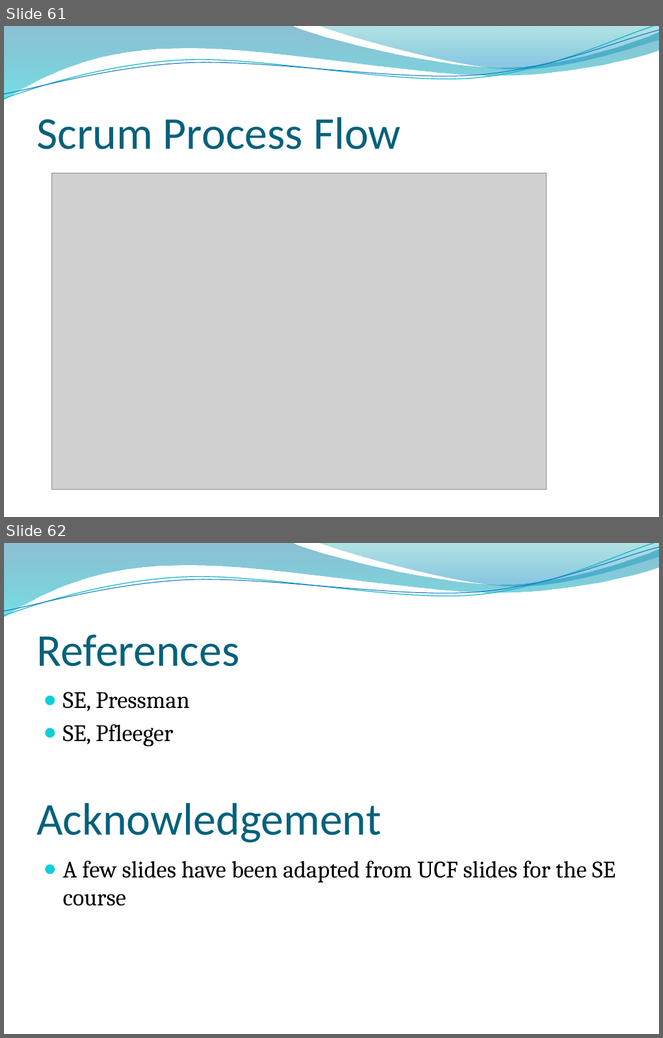
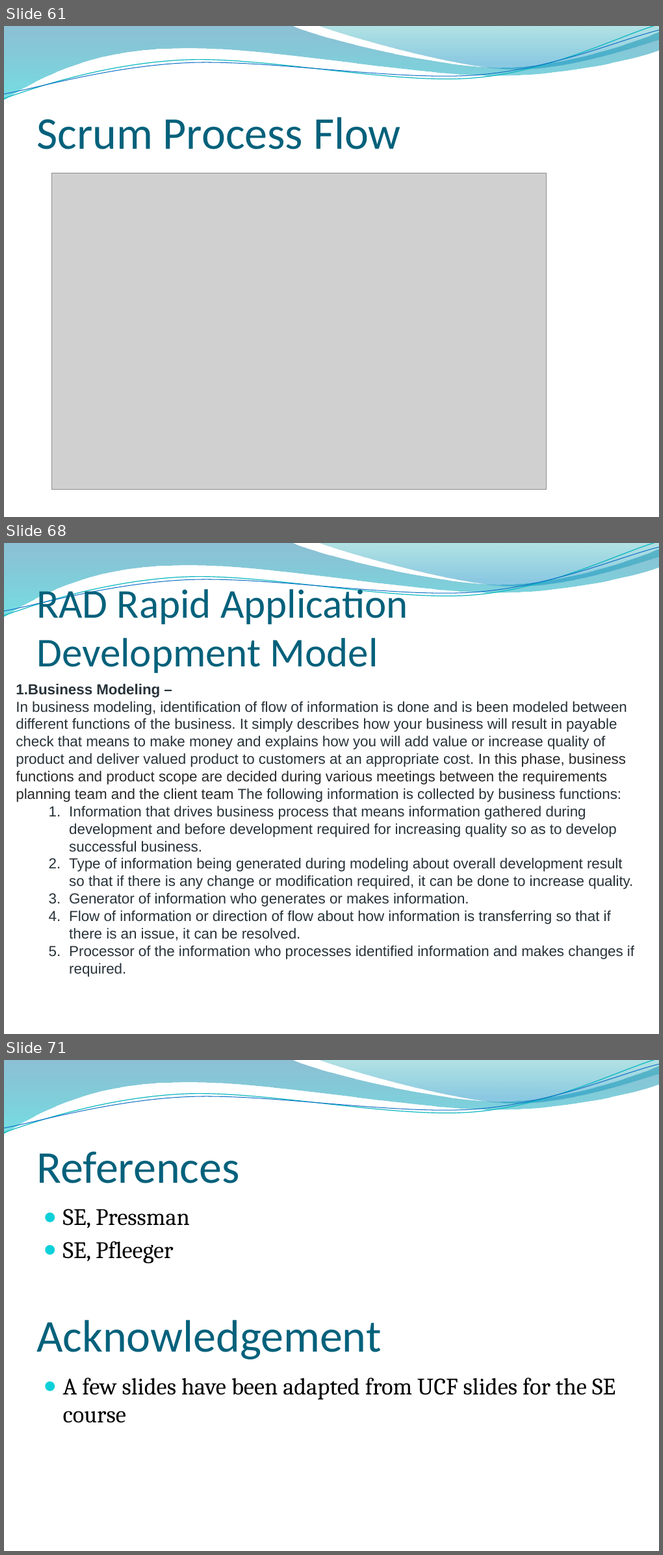
Before and after one commit to abdulsaboor938/Semester-4, a slide deck: Software Engineering/Slides/Lecture 3-4 Software Process Models 20200926 A.pptx. Shown one above the other, each under a label of ours: slides 61 and 62 before the commit, slides 61, 68 and 71 after it; the slides between them are not shown. The pictures are 663x1038 and 663x1555 pixels, drawn with LibreOffice and Linux fonts; fonts in the diff are those of the drawing; grey boxes stand for pictures; background and template pictures are left out. Boxes give left, top, right and bottom in pixels: in the first picture for what was removed or moved away, otherwise in the second. Text is boxed around its words. In the diff, an @@ line names an element or a change of style, - is before the commit and + after.

```diff
--- a/Software Engineering/Slides/Lecture 3-4 Software Process Models 20200926 A.pptx
+++ b/Software Engineering/Slides/Lecture 3-4 Software Process Models 20200926 A.pptx
@@ slide 68 added at [4,543,659,1034], background picture (left out); not listed: 4 template elements that a slide beside it also shows @@
@@ title added at [36,583,408,673], 45 pt, text #04617B @@
+RAD Rapid Application Development Model
@@ text added at [16,683,634,977], 16 pt, text #273239 @@
+1. Business Modeling –
+   In business modeling, identification of flow of information is done and is been modeled between different functions of the business. It simply describes how your business will result in payable check that means to make money and explains how you will add value or increase quality of product and deliver valued product to customers at an appropriate cost. In this phase, business functions and product scope are decided during various meetings between the requirements planning team and the client team The following information is collected by business functions:
+  1. Information that drives business process that means information gathered during development and before development required for increasing quality so as to develop successful business.
+  2. Type of information being generated during modeling about overall development result so that if there is any change or modification required, it can be done to increase quality.
+  3. Generator of information who generates or makes information.
+  4. Flow of information or direction of flow about how information is transferring so that if there is an issue, it can be resolved.
+  5. Processor of the information who processes identified information and makes changes if required.
@@ what was slide 62 is now slide 71 @@
```
Also in this commit, not shown: 8 other slides added, 3 other files.
